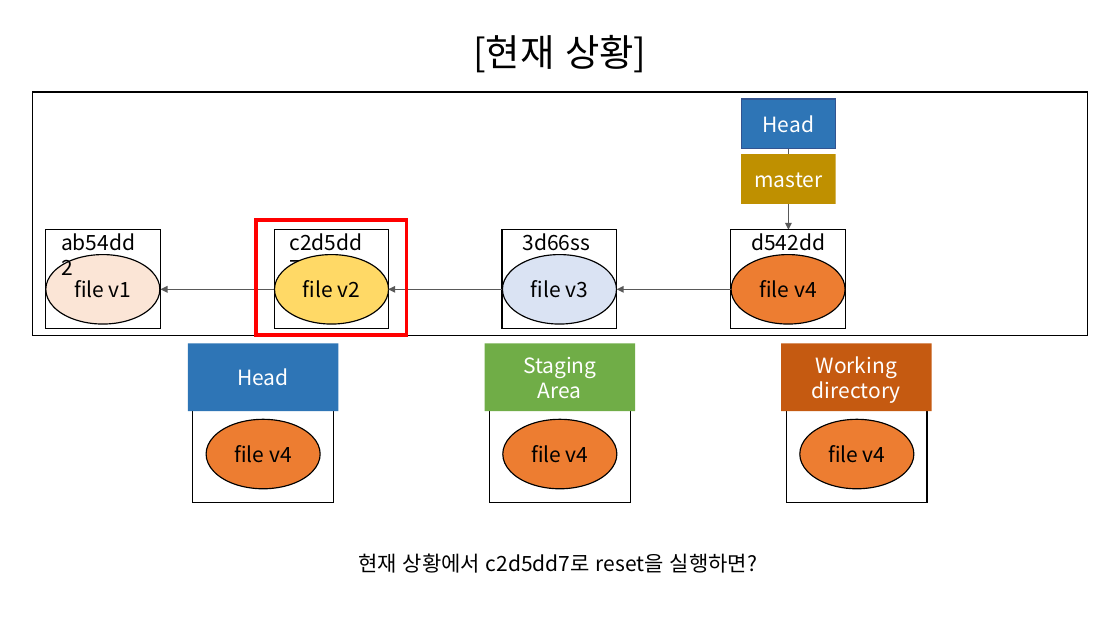
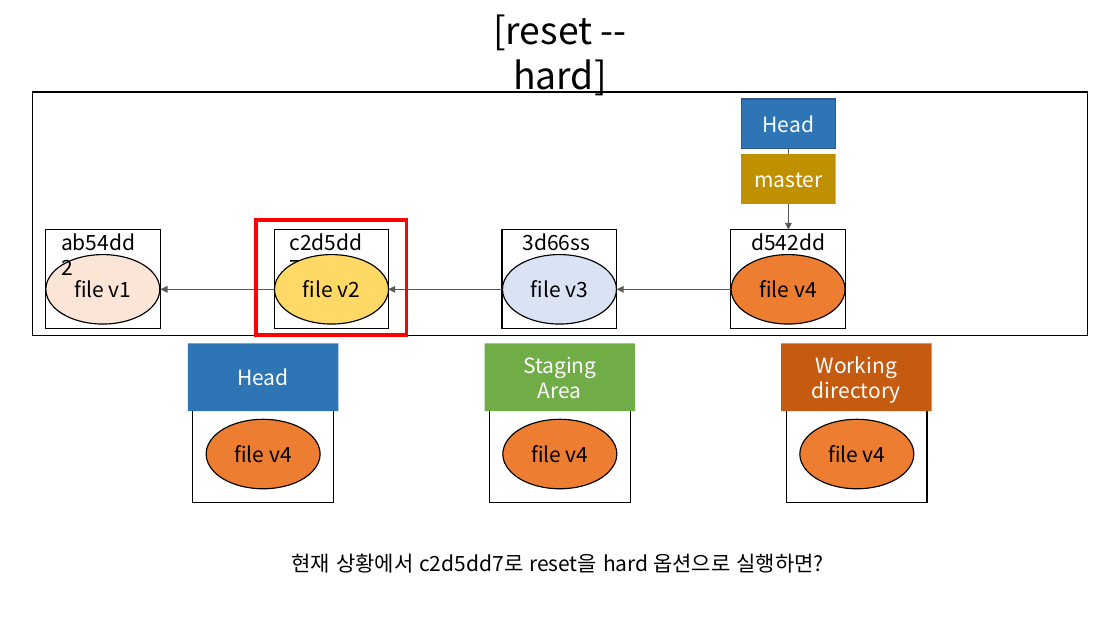
Before and after one commit to SeungHeeNoh/study_well, a slide deck: slide 13 of docs/8. git reset과 revert.pptx (slide 8 before the commit). Drawn at 1120x630 pixels with LibreOffice and Linux fonts; fonts in the diff are those of the drawing. Boxes give left, top, right and bottom in pixels: in the first picture for what was removed or moved away, otherwise in the second. Text is boxed around its words. In the diff, an @@ line names an element or a change of style, - is before the commit and + after.

Commit message:
docs :git reset revert 문서 내용 보강
- git reset revert 문서 내용 보강

```diff
--- a/docs/8. git reset과 revert.pptx
+++ b/docs/8. git reset과 revert.pptx
@@ text at [493,14,607,96]: text changed @@
-[현재 상황]
+[reset --hard]
@@ text at [292,553,824,573]: text changed @@
-현재 상황에서 c2d5dd7로 reset을 실행하면?
+현재 상황에서 c2d5dd7로 reset을 hard 옵션으로 실행하면?
```
Also in this commit, not shown: 13 other slides changed, 16 slides added, 1 slide removed.
